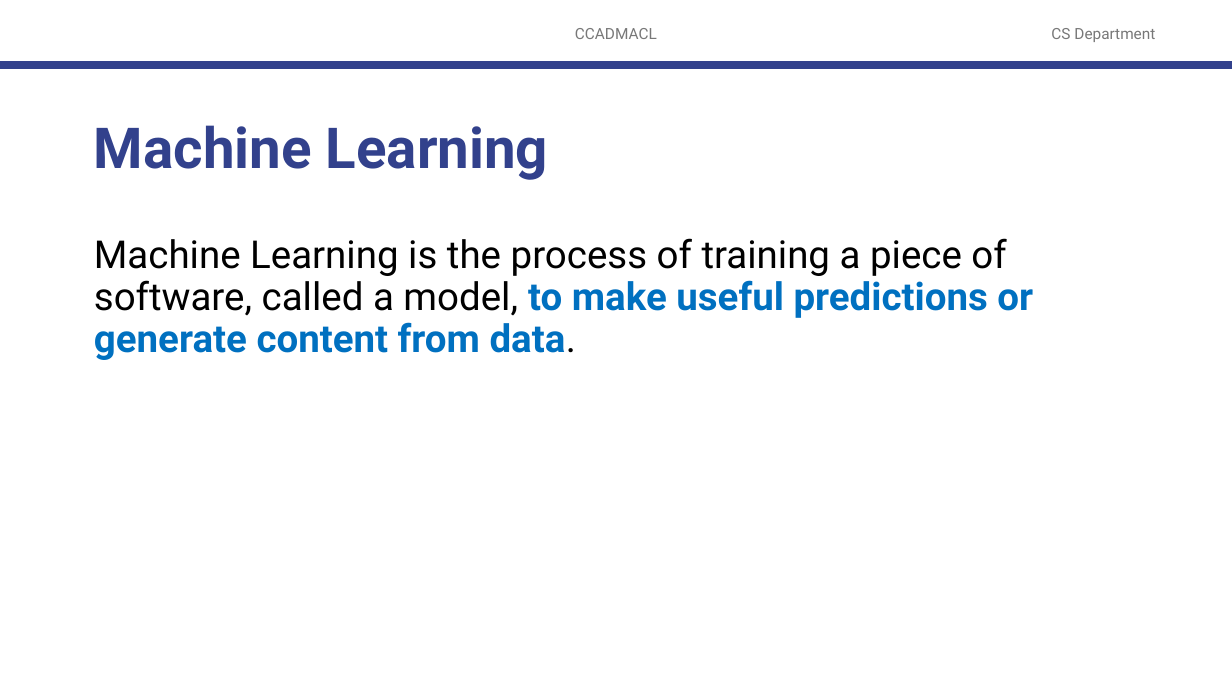
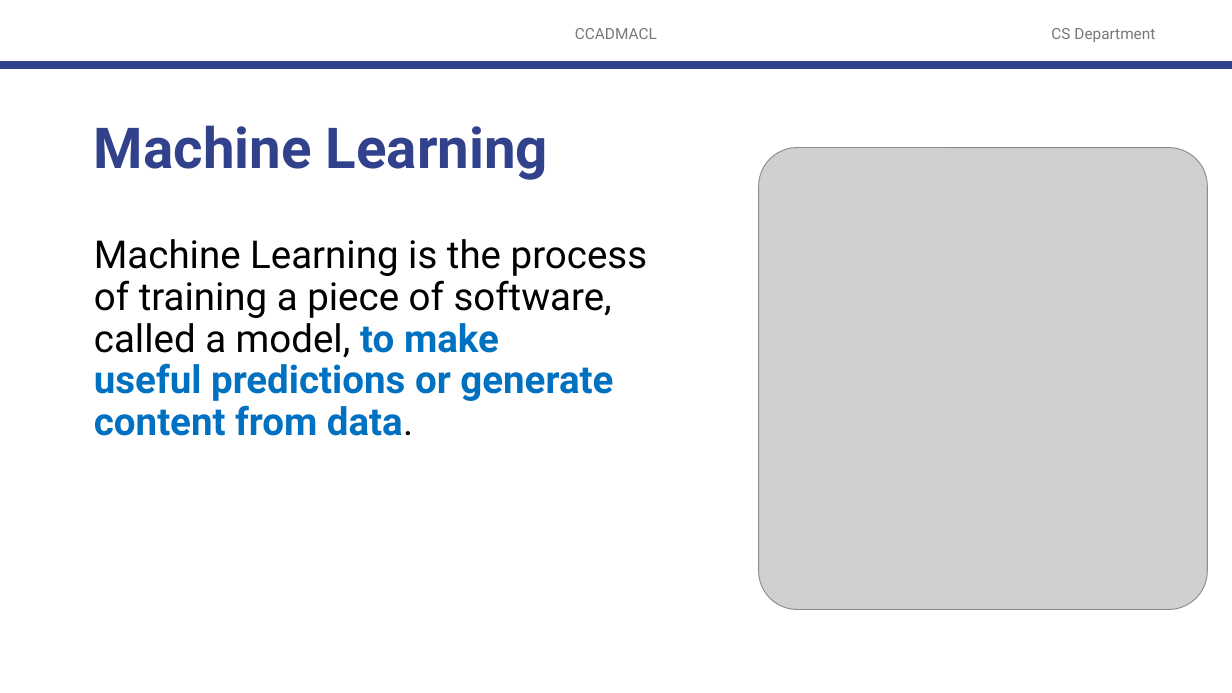
Before and after one commit to robitussin/CCADMACL, a slide deck: slide 3 of 1 - Generative vs Discriminative Models/Review on Machine Learning Concepts.pptx. Drawn at 1232x693 pixels with LibreOffice and Linux fonts; fonts in the diff are those of the drawing; grey boxes stand for pictures; background and template pictures are left out. Boxes give left, top, right and bottom in pixels: in the first picture for what was removed or moved away, otherwise in the second. Text is boxed around its words. In the diff, an @@ line names an element or a change of style, - is before the commit and + after.

```diff
--- a/1 - Generative vs Discriminative Models/Review on Machine Learning Concepts.pptx
+++ b/1 - Generative vs Discriminative Models/Review on Machine Learning Concepts.pptx
@@ picture added at (759, 148, 1208, 610) @@
@@ text "Machine Learning is the process ..." rewrapped from (94, 238, 1033, 360) to (94, 239, 647, 436) @@
```
Also in this commit, not shown: 10 other slides changed.
